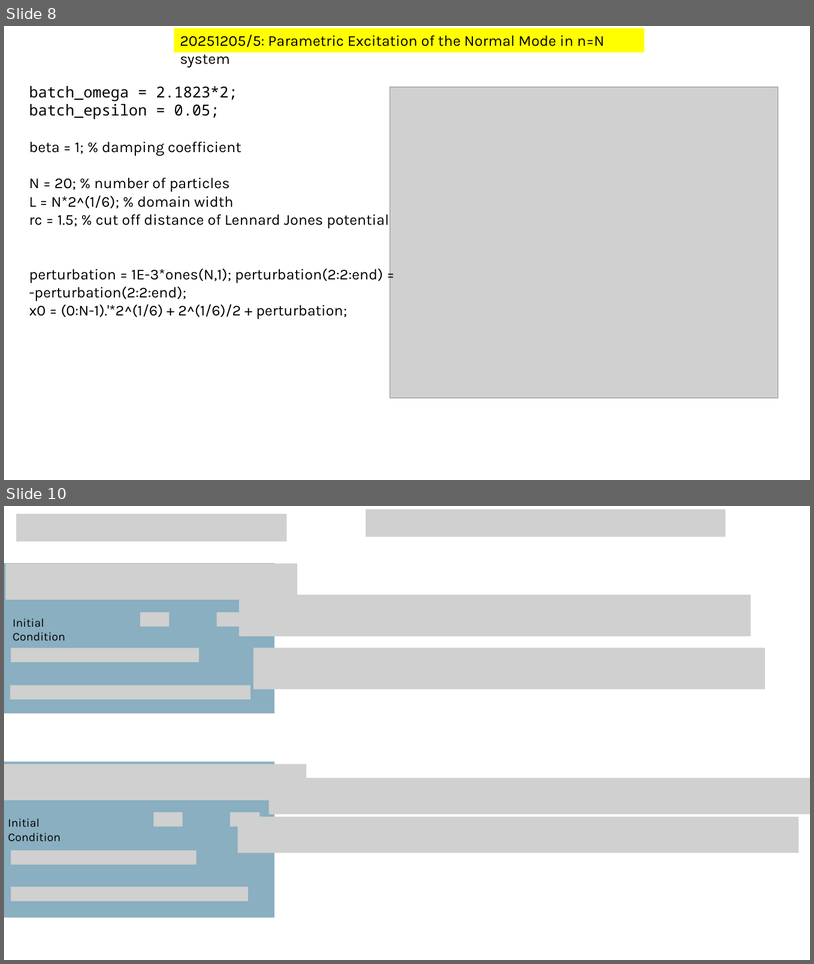
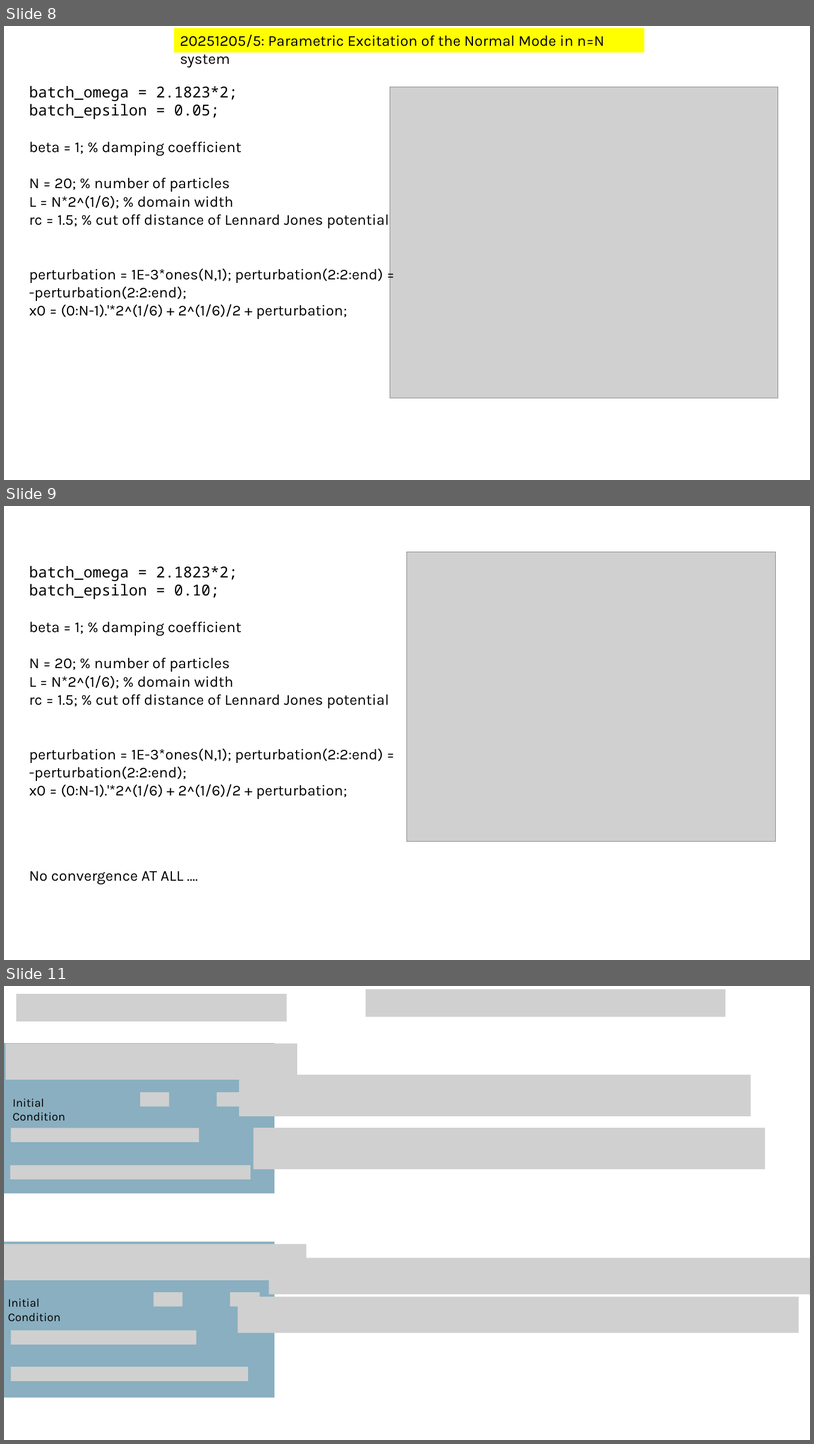
Before and after one commit to XinyunLiuX/Synchronized-Pulsating-Particles, a slide deck: Sync Pulsating Particles.pptx. Shown one above the other, each under a label of ours: slides 8 and 10 before the commit, slides 8, 9 and 11 after it; the slides between them are not shown. The pictures are 814x964 and 814x1444 pixels, drawn with LibreOffice and Linux fonts; fonts in the diff are those of the drawing; grey boxes stand for pictures. Boxes give left, top, right and bottom in pixels: in the first picture for what was removed or moved away, otherwise in the second. Text is boxed around its words. In the diff, an @@ line names an element or a change of style, - is before the commit and + after.

Commit message:
Convergence Test

```diff
--- a/Sync Pulsating Particles.pptx
+++ b/Sync Pulsating Particles.pptx
@@ slide 9 added at (4, 506, 810, 960), background #FFFFFF @@
@@ picture added at (408, 552, 776, 841) @@
@@ text added at (29, 566, 389, 799), 18 pt, text #000000 @@
+batch_omega = 2.1823*2;
+batch_epsilon = 0.10;
+beta = 1; % damping coefficient
+N = 20; % number of particles
+L = N*2^(1/6); % domain width
+rc = 1.5; % cut off distance of Lennard Jones potential
+perturbation = 1E-3*ones(N,1); perturbation(2:2:end) = -perturbation(2:2:end);
+x0 = (0:N-1).'*2^(1/6) + 2^(1/6)/2 + perturbation;
@@ text added at (29, 871, 183, 884), 18 pt, text #000000 @@
+No convergence AT ALL ….
@@ what was slide 10 is now slide 11 @@
```
Also in this commit, not shown: 1 slide changed, 5 other files.
